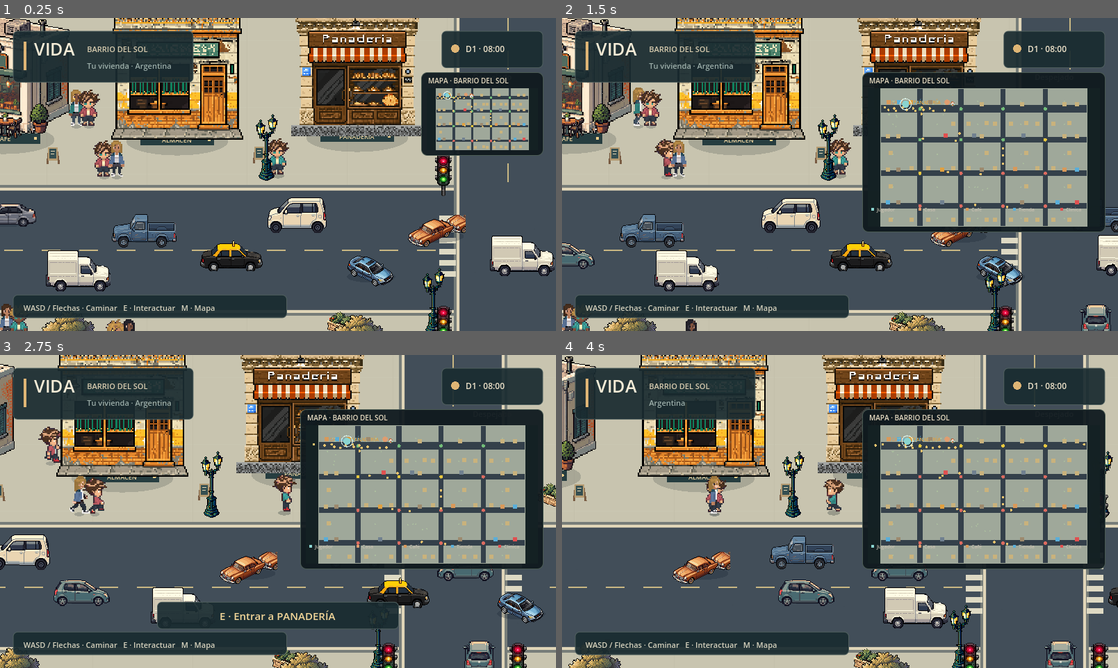
Above: before the commit, frames 1-4 (two rows, left to right).
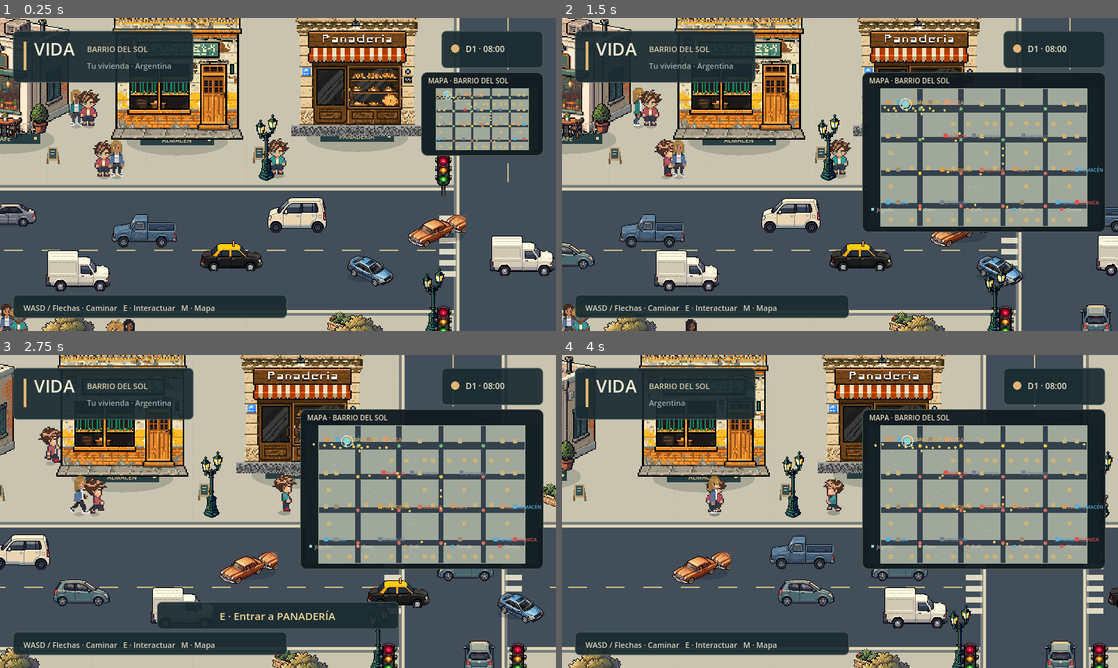
Above: after the commit, the same moments.

Repository: AgustinWojtyszyn/Life--simulador-de-vida
Game: Godot game, scene res://scenes/playground.tscn
Two runs of this game, one before a commit and one after it. Both use one fixed random seed, a clock stepped at 60 frames per second and the inputs below. This scene is started directly instead of the project's main scene.
Inputs (mouse positions are in pixels of both pictures, inside the frame that each line leads up to):
- Up to frame 1 (0.25 s): no input
- Up to frame 2 (1.5 s): drag from (1045, 115) to (895, 105) at 0.52 s; drag from (728, 190) to (812, 237) at 1.27 s
- Up to frame 3 (2.75 s): move the mouse to (333, 442) at 2.02 s; hold D (move_right) from 2.03 s (still down); tap E (interact) at 2.1 s
- Up to frame 4 (4 s): release D (move_right) at 2.75 s; drag from (812, 574) to (673, 464) at 2.77 s; move the mouse to (1006, 558) at 3.52 s; hold A (move_left) from 3.53 s (still down); tap E (interact) at 3.6 s

The runs differ from the first frame. In frame 1, less than 0.1% of the frame differs, in the area x 84-87%, y 24-35%; in frame 2, 0.3%, in the area x 59-98%, y 26-60%; in frame 3, 0.3%; in frame 4, 0.3%.

Commit message:
fix: make minimap POIs useful across the district

Diff:
--- a/scripts/minimap.gd
+++ b/scripts/minimap.gd
@@ -97,20 +97,27 @@
 		elif kind.contains("bakery") or kind.contains("panaderia"):
 			col = Color("e0a040")
 			poi_label = "PANADERÍA"
+		elif kind.contains("restaurant") or kind.contains("diner") or kind.contains("pizzeria"):
+			col = Color("d47758")
+			poi_label = "COMIDA"
 		elif kind.contains("office"):
 			col = Color("708090")
+			poi_label = "OFICINAS"
+		elif kind.contains("transport"):
+			col = Color("75a8ce")
+			poi_label = "PARADA"
+		elif kind.contains("sports"):
+			col = Color("72a36c")
+			poi_label = "CANCHA"
 		elif kind.begins_with("residential"):
 			col = Color("c9b27c")
 		else:
 			col = Color("9d8a6e")
 		var dot_size := 2.0 if not expanded else 3.0
 		draw_rect(Rect2(p - Vector2(dot_size, dot_size), Vector2(dot_size * 2, dot_size * 2)), col)
-		# Show POI labels only when expanded and near player
-		if expanded and poi_label != "" and is_instance_valid(world.get_node_or_null("Player")):
-			var player_node_for_poi := world.get_node("Player") as Node2D
-			var player_p: Vector2 = player_node_for_poi.global_position
-			if object.position.distance_to(player_p) < 600:
-				draw_string(font, p + Vector2(4, 4), poi_label, HORIZONTAL_ALIGNMENT_LEFT, 60, 7, col)
+		# Expanded map is a navigation tool, not merely a nearby radar.
+		if expanded and poi_label != "":
+			draw_string(font, p + Vector2(4, 4), poi_label, HORIZONTAL_ALIGNMENT_LEFT, 68, 7, col)
 	# Traffic signals
 	for traffic_light in get_tree().get_nodes_in_group("traffic_signals"):
 		if not is_instance_valid(traffic_light):
@@ -135,7 +142,7 @@
 	# Home marker
 	var home := world_to_map(WorldManager.district.home_position, inner)
 	draw_circle(home, 2.6 if not expanded else 3.8, Color("df9d70"))
-	draw_string(font, home + Vector2(4, 4), "🏠", HORIZONTAL_ALIGNMENT_LEFT, 16, 8, Color("df9d70"))
+	draw_string(font, home + Vector2(4, 4), "CASA", HORIZONTAL_ALIGNMENT_LEFT, 28, 8, Color("df9d70"))
 	# Player dot — directional arrow
 	var player_node := world.get_node_or_null("Player") as Node2D
 	if is_instance_valid(player_node):
